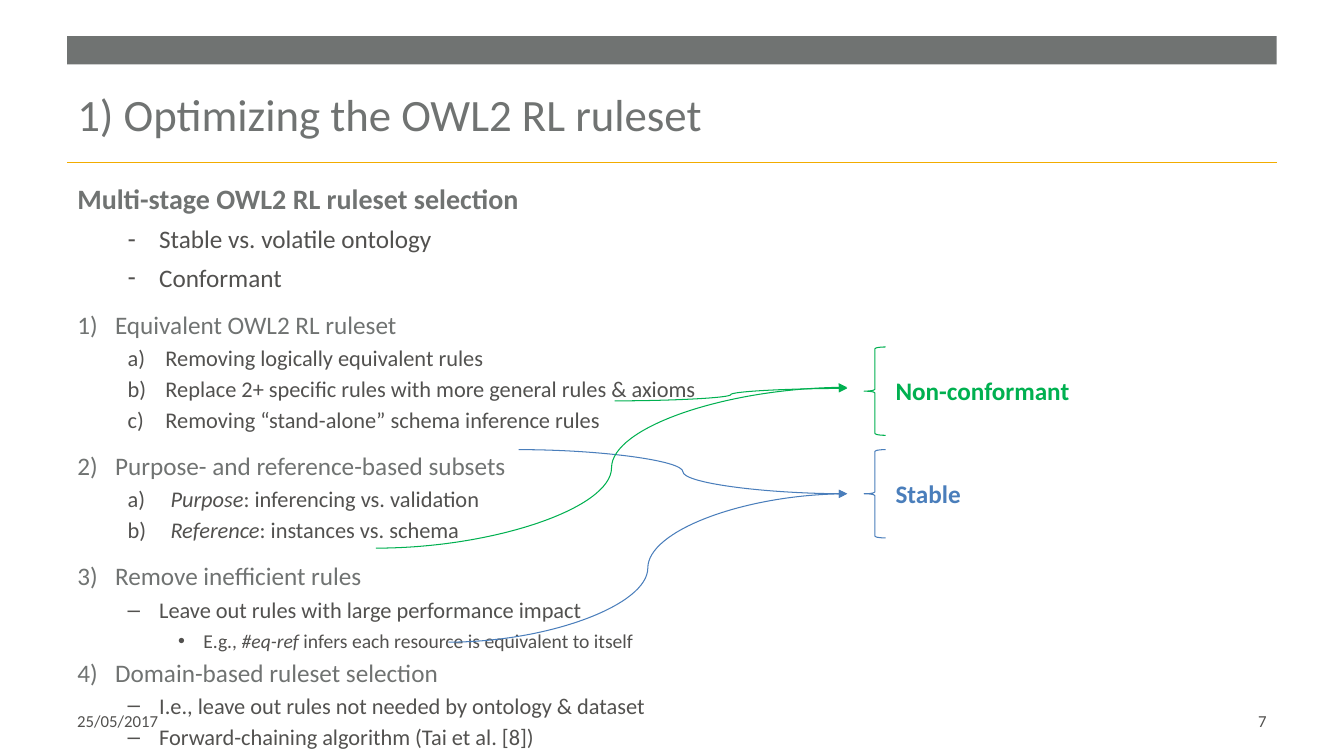
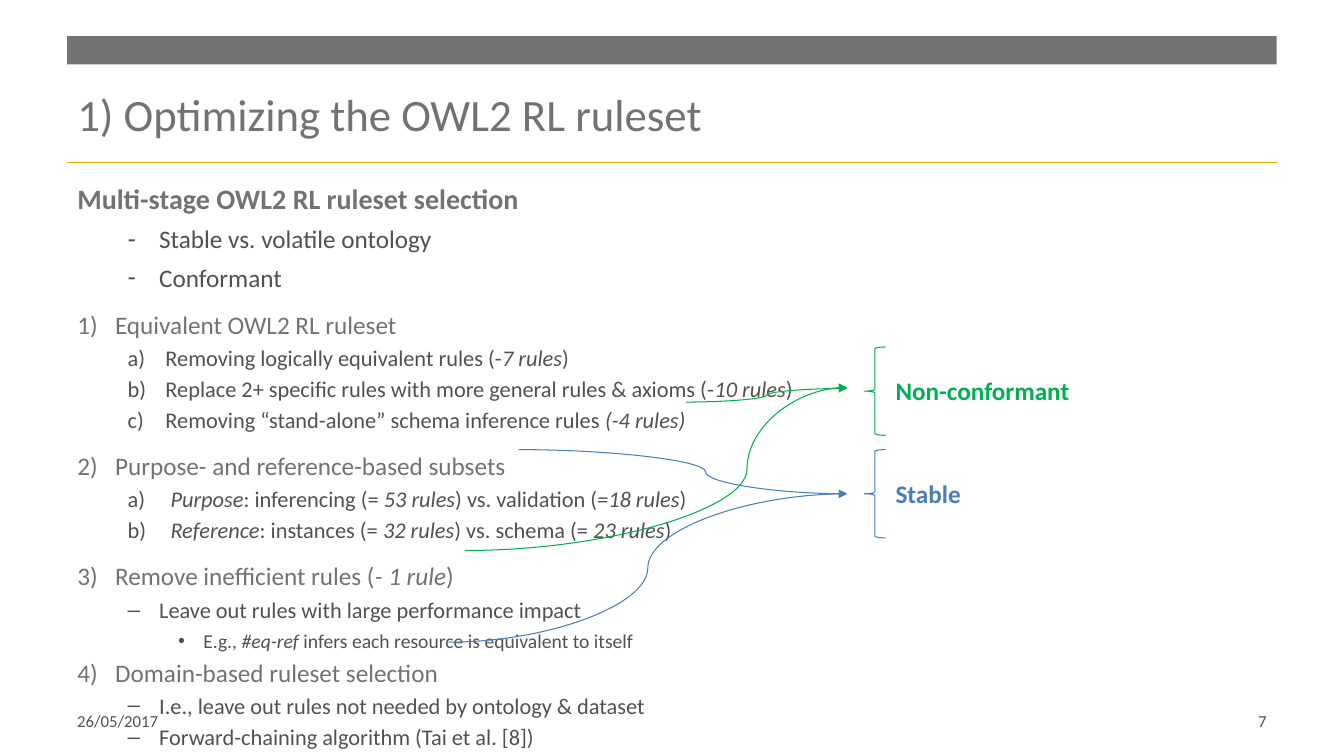
Before and after one commit to RuleML/ruleml-website, a slide deck: slide 7 of talks/WilliamVanWoensel-BottomUpOWL2RL-RuleMLWebinar-2017-05-26.pptx. Drawn at 1344x756 pixels with LibreOffice and Linux fonts; fonts in the diff are those of the drawing; background and template pictures are left out. Boxes give left, top, right and bottom in pixels: in the first picture for what was removed or moved away, otherwise in the second. Text is boxed around its words. In the diff, an @@ line names an element or a change of style, - is before the commit and + after.

```diff
--- a/talks/WilliamVanWoensel-BottomUpOWL2RL-RuleMLWebinar-2017-05-26.pptx
+++ b/talks/WilliamVanWoensel-BottomUpOWL2RL-RuleMLWebinar-2017-05-26.pptx
@@ text at (x1=165, y1=350, x2=792, y2=432): text changed @@
-  a) Removing logically equivalent rules
-  b) Replace 2+ specific rules with more general rules & axioms
-  c) Removing “stand-alone” schema inference rules
+  a) Removing logically equivalent rules (-7 rules)
+  b) Replace 2+ specific rules with more general rules & axioms (-10 rules)
+  c) Removing “stand-alone” schema inference rules (-4 rules)
@@ curved arrow moved from (376, 548) - (847, 387) to (465, 551) - (847, 387) @@
@@ curved arrow moved from (615, 401) - (847, 388) to (687, 402) - (847, 388) @@
@@ curved arrow (519, 450) - (847, 494): route changed @@
@@ text at (x1=115, y1=491, x2=686, y2=588): text changed @@
-  a) Purpose: inferencing vs. validation
-  b) Reference: instances vs. schema
-3) Remove inefficient rules
+  a) Purpose: inferencing (= 53 rules) vs. validation (=18 rules)
+  b) Reference: instances (= 32 rules) vs. schema (= 23 rules)
+3) Remove inefficient rules (- 1 rule)
@@ text at (x1=77, y1=715, x2=158, y2=728): text changed @@
-25/05/2017
+26/05/2017
```
Also in this commit, not shown: 19 other slides changed, 1 slide removed, 1 other file.
